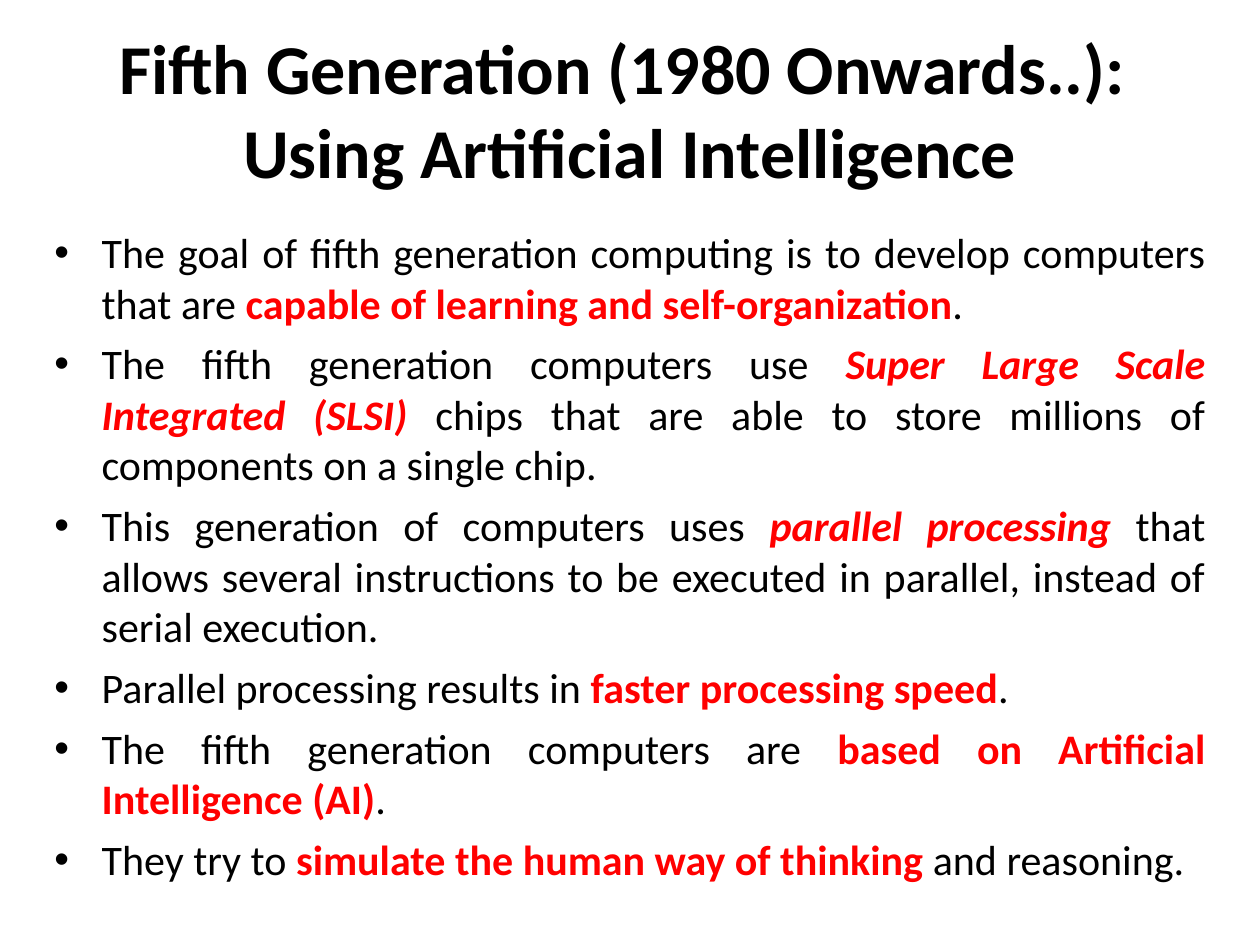
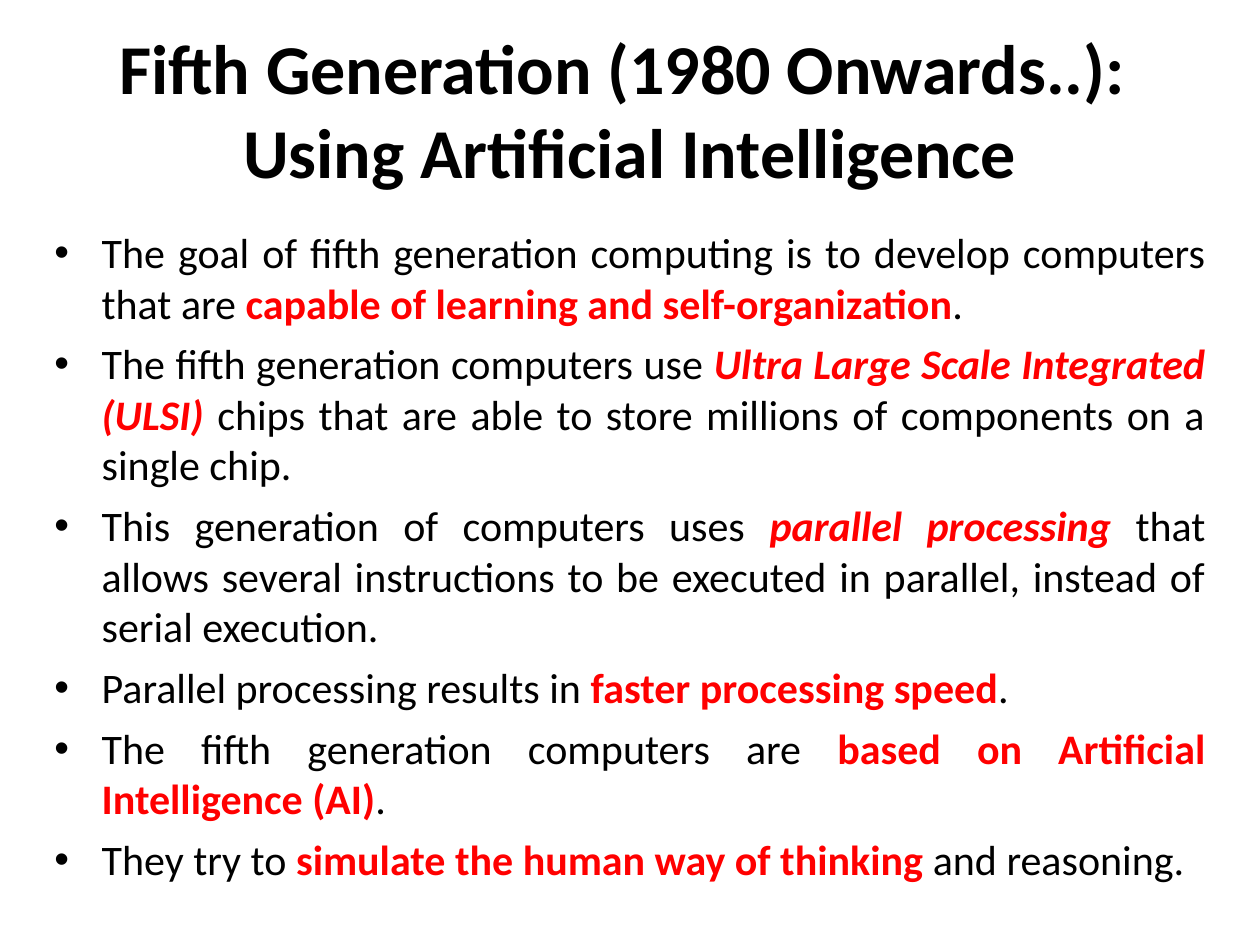
Before and after one commit to Jayatigoswami/PSUC_material, a slide deck: slide 20 of Lec-3 Computer Fundamentals-2.ppt (slide 23 before the commit). Drawn at 1260x945 pixels with LibreOffice and Linux fonts; fonts in the diff are those of the drawing. Boxes give left, top, right and bottom in pixels: in the first picture for what was removed or moved away, otherwise in the second. Text is boxed around its words. In the diff, an @@ line names an element or a change of style, - is before the commit and + after.

```diff
--- a/Lec-3 Computer Fundamentals-2.ppt
+++ b/Lec-3 Computer Fundamentals-2.ppt
@@ text at [102, 349, 1205, 488]: text changed @@
-• The fifth generation computers use Super Large Scale Integrated (SLSI) chips that are able to store millions of components on a single chip.
+• The fifth generation computers use Ultra Large Scale Integrated (ULSI) chips that are able to store millions of components on a single chip.
```
Also in this commit, not shown: 3 slides removed, 9 other files.
